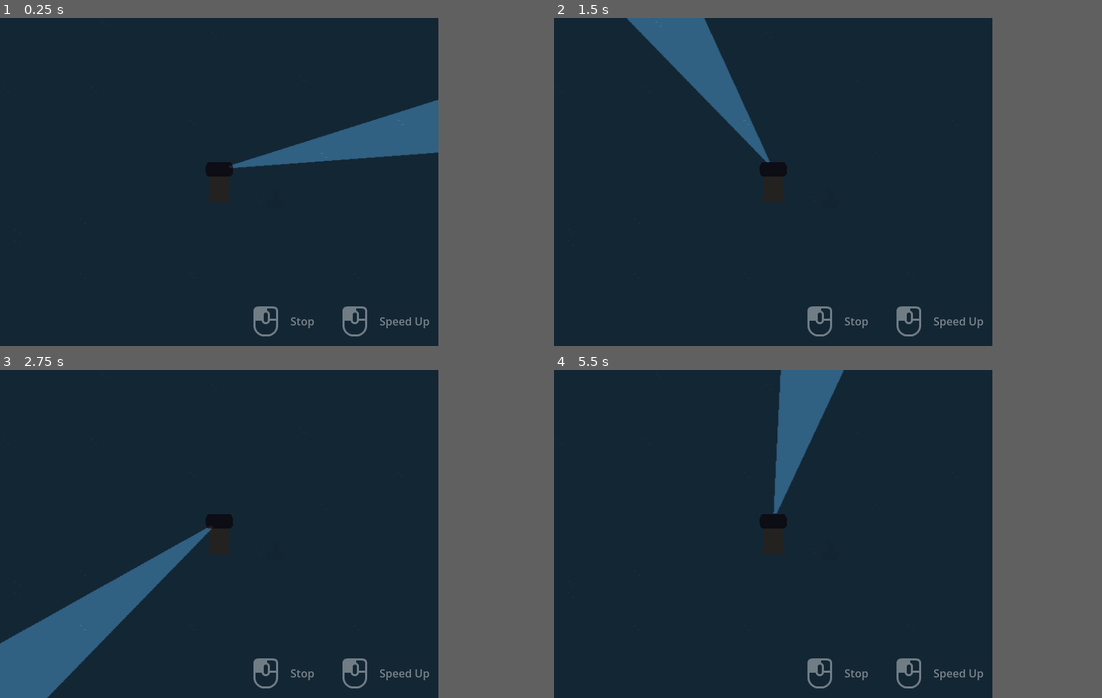
Above: before the commit, frames 1-4 (two rows, left to right).
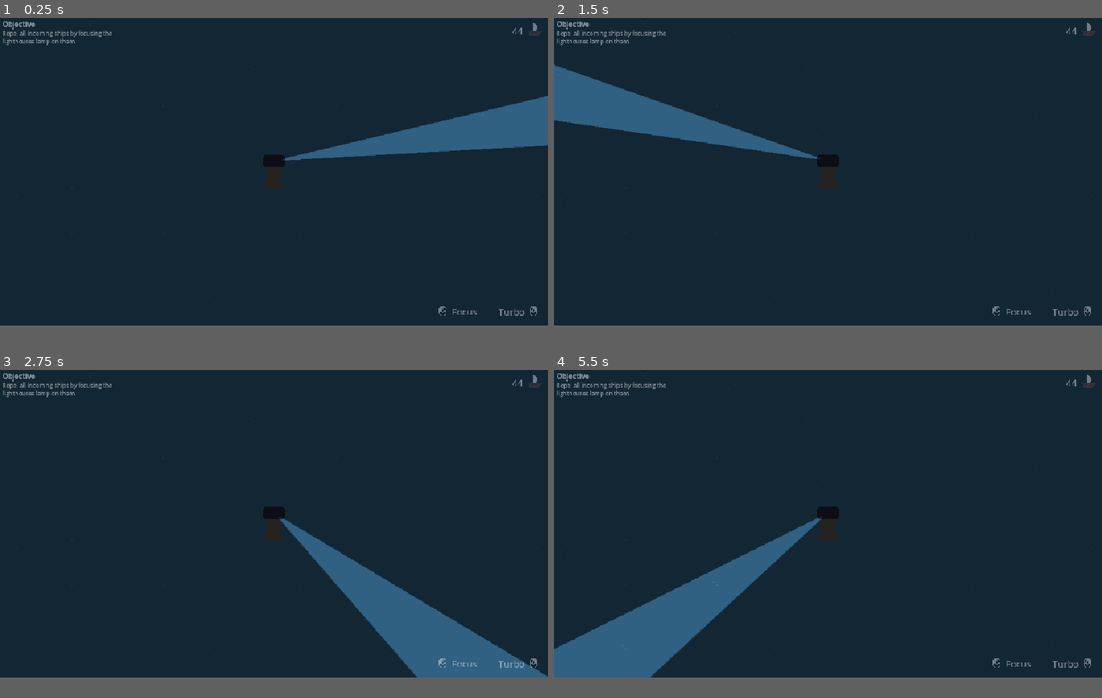
Above: after the commit, the same moments.

Repository: Luffiez/LudumDare59
Game: Godot game, scene res://Scenes/Levels/Game.tscn
Same seed, same stepped clock (60 frames per second), same inputs: the game is played once before the commit and once after it.
Inputs (mouse positions are in pixels of both pictures, inside the frame that each line leads up to):
- Up to frame 1 (0.25 s): no input
- Up to frame 2 (1.5 s): move the mouse to (871, 165) at 0.52 s; hold Right mouse button (speed) 0.53-1.28 s; click (871, 165) at 0.8 s; move the mouse to (685, 198) at 1.27 s; click (685, 198) at 1.35 s
- Up to frame 3 (2.75 s): right-click (131, 550) at 1.55 s; move the mouse to (263, 461) at 2.02 s; hold Right mouse button (speed) from 2.03 s (still down); click (263, 461) at 2.3 s
- Up to frame 4 (5.5 s): move the mouse to (751, 599) at 2.77 s; release Right mouse button (speed) at 2.78 s; click (751, 599) at 2.85 s; right-click (751, 599) at 3.05 s; move the mouse to (904, 583) at 3.52 s; hold Right mouse button (speed) 3.53-4.28 s; click (904, 583) at 3.8 s; move the mouse to (641, 484) at 4.27 s; click (641, 484) at 4.35 s; right-click (641, 484) at 4.55 s; move the mouse to (795, 534) at 5.02 s; hold Right mouse button (speed) from 5.03 s (still down); click (795, 534) at 5.3 s
In our replay, the window is 640x480 before the commit and 800x450 after it. These sizes can differ from the game's own. Grey fills any space a smaller window leaves; there, only what the larger window draws over its background counts as a difference.

The runs differ from the first frame. In frame 1, 5.6% of the frame differs, in the area x 0-100%, y 1-98%; in frame 2, 8.6%; in frame 3, 13%, in the area x 0-100%, y 1-100%; in frame 4, 11%.

Commit message:
Boat damage and gui

Diff:
--- a/ludum-dare-59/Enemies/GhostBoat.tscn
+++ b/ludum-dare-59/Enemies/GhostBoat.tscn
@@ -25,7 +25,7 @@
 visibleNotifier = NodePath("VisibleOnScreenNotifier2D")
 slow_movement_timer = NodePath("SpawnTimer")
 life = 100.0
-normal_movement_speed = 100.0
+normal_movement_speed = 15.0
 slow_movement_speed = 1.0
 slow_movement_time = 1.0
 
--- a/ludum-dare-59/Enemies/GhostSpawnLine.tscn
+++ b/ludum-dare-59/Enemies/GhostSpawnLine.tscn
@@ -4,15 +4,18 @@
 [ext_resource type="Curve2D" uid="uid://dc38ii4eg8hil" path="res://TestScenes/TestSceneSpawnLine.tres" id="2_mpnya"]
 
 [node name="GhostSpawnLine" type="Node2D" unique_id=443372404 node_paths=PackedStringArray("spawn_position", "path_follow")]
+position = Vector2(552, 322)
 script = ExtResource("1_syjhm")
 spawn_position = NodePath("Node2D2/PathFollow2D/SpawnPosition")
 path_follow = NodePath("Node2D2/PathFollow2D")
 
 [node name="Node2D2" type="Path2D" parent="." unique_id=1411165715]
+position = Vector2(6.6904364, -131.7377)
+scale = Vector2(1.0114368, 0.6268054)
 curve = ExtResource("2_mpnya")
 
 [node name="PathFollow2D" type="PathFollow2D" parent="Node2D2" unique_id=1392468438]
-position = Vector2(122.8934, 355.00003)
+position = Vector2(798.4528, 685.1672)
 rotation = 0.0036866192
 progress = 2406.2788
 rotates = false
--- a/ludum-dare-59/Enemies/ghost_boat.gd
+++ b/ludum-dare-59/Enemies/ghost_boat.gd
@@ -10,11 +10,11 @@
 @export var normal_movement_speed: float
 @export var slow_movement_speed:float
 @export var slow_movement_time : float
-var target := Vector2(0,0)
 var light_house_direction := Vector2(0,0)
 var flee := false
 var movement_speed : float
 var have_enterd_screen_once := false
+var target : Lighthouse
 
 signal ghost_boat_died(score:int)
 
@@ -25,6 +25,10 @@
 	else :
 		offset = light_house_direction * movement_speed * delta
 	global_translate(offset)
+	if(!target || life <= 0):
+		return
+	if target.light.isStopped && Darkness.is_in_light(global_position):
+		on_light_overlapp(1)
 
 func _ready() -> void:
 	collider.area_entered.connect(area_entered)
@@ -33,9 +37,10 @@
 	slow_movement_timer.timeout.connect(on_set_back_normal_speed)
 	movement_speed = normal_movement_speed
 
-func set_movement_direction(target:Vector2) ->void:
-		light_house_direction = (target - global_position).normalized()
-
+func set_target(t:Lighthouse) ->void:
+	target = t
+	print(target)
+	light_house_direction = (t.global_position - global_position).normalized()
 
 func on_set_back_normal_speed() -> void :
 	movement_speed = normal_movement_speed
@@ -63,3 +68,4 @@
 		if	!slow_movement_timer.is_stopped() :
 			slow_movement_timer.stop()
 		slow_movement_timer.start(slow_movement_time)
+	print(life)
--- a/ludum-dare-59/Enemies/ghost_spawner.gd
+++ b/ludum-dare-59/Enemies/ghost_spawner.gd
@@ -10,11 +10,9 @@
 @export var min_spawn_time : float
 @export var reduce_spawn_timer_time: float
 @export var spawn_time_reducement:float
-@export var target : Node2D
+@export var target : Lighthouse
 var spawn_time : float
 var game_over := false
-
-
 
 func _ready() -> void:
 	spawn_timer.timeout.connect(spawn_enemy)
@@ -40,5 +38,5 @@
 	var new_enemy := ghost_boat_scene.instantiate() as GhostBoat
 	add_child(new_enemy)
 	new_enemy.global_position = spawn_position
-	new_enemy.set_movement_direction(target.global_position)
+	new_enemy.set_target(target)
 	spawn_timer.start(spawn_time)
--- a/ludum-dare-59/Scenes/Levels/Game.tscn
+++ b/ludum-dare-59/Scenes/Levels/Game.tscn
@@ -1,18 +1,24 @@
 [gd_scene format=3 uid="uid://ce1i6fqv4rw1j"]
 
 [ext_resource type="PackedScene" uid="uid://do21nmayftemg" path="res://Scenes/water.tscn" id="1_4677a"]
-[ext_resource type="PackedScene" uid="uid://doq1yyd35wqeq" path="res://Enemies/GhostBoat.tscn" id="2_ujner"]
 [ext_resource type="PackedScene" uid="uid://cqb7xx4e831jb" path="res://Scenes/Lighthouse.tscn" id="3_r3we0"]
+[ext_resource type="PackedScene" uid="uid://nccwbypa8a1n" path="res://Enemies/GhostSpawner.tscn" id="4_r3we0"]
 [ext_resource type="PackedScene" uid="uid://mmtfb4sqe4n1" path="res://Scenes/controls_ui.tscn" id="4_ujner"]
+[ext_resource type="PackedScene" uid="uid://bh3vysjrsyd1i" path="res://Enemies/GhostSpawnLine.tscn" id="5_ymxrj"]
 
 [node name="Game" type="Node2D" unique_id=1961527218]
 
 [node name="Water" parent="." unique_id=1700266710 instance=ExtResource("1_4677a")]
-
-[node name="GhostBoat" parent="." unique_id=1054152210 instance=ExtResource("2_ujner")]
-position = Vector2(403, 267)
+position = Vector2(2, -2)
 
 [node name="Lighthouse" parent="." unique_id=581975050 instance=ExtResource("3_r3we0")]
-position = Vector2(320, 240)
+position = Vector2(841, 489)
 
 [node name="ControlsUI" parent="." unique_id=1060063773 instance=ExtResource("4_ujner")]
+
+[node name="GhostSpawner" parent="." unique_id=1644450088 node_paths=PackedStringArray("spawn_line", "target") instance=ExtResource("4_r3we0")]
+spawn_line = NodePath("../GhostSpawnLine")
+target = NodePath("../Lighthouse")
+
+[node name="GhostSpawnLine" parent="." unique_id=443372404 instance=ExtResource("5_ymxrj")]
+position = Vector2(496, 274)
--- a/ludum-dare-59/Scenes/Lighthouse.tscn
+++ b/ludum-dare-59/Scenes/Lighthouse.tscn
@@ -3,8 +3,11 @@
 [ext_resource type="Script" uid="uid://qcr4gf36a3sp" path="res://Scripts/Lighthouse.gd" id="1_uwk5y"]
 [ext_resource type="Texture2D" uid="uid://bk2pcojia61hj" path="res://sprites/lighthouse.png" id="2_u74n1"]
 [ext_resource type="Script" uid="uid://s8uygjvdgb1d" path="res://Scripts/LighthouseDarkness.gd" id="3_1jr6b"]
+[ext_resource type="Script" uid="uid://c341fvmfppxhk" path="res://Scripts/Light.gd" id="4_lf2i3"]
 
-[node name="Lighthouse" type="Node2D" unique_id=581975050]
+[node name="Lighthouse" type="Node2D" unique_id=581975050 node_paths=PackedStringArray("light")]
+script = ExtResource("1_uwk5y")
+light = NodePath("Light")
 
 [node name="Sprite2D" type="Sprite2D" parent="." unique_id=776151876]
 texture = ExtResource("2_u74n1")
@@ -12,7 +15,7 @@
 
 [node name="Light" type="Node2D" parent="." unique_id=205062943]
 position = Vector2(0, -19)
-script = ExtResource("1_uwk5y")
-cone_length = 500.0
+script = ExtResource("4_lf2i3")
+cone_length = 750.0
 rotation_speed = -1.0
-rotation_speed_boosted = -2.0
+rotation_speed_boosted = -3.0
--- a/ludum-dare-59/Scenes/controls_ui.tscn
+++ b/ludum-dare-59/Scenes/controls_ui.tscn
@@ -1,8 +1,10 @@
 [gd_scene format=3 uid="uid://mmtfb4sqe4n1"]
 
 [ext_resource type="Texture2D" uid="uid://lbtsay5r0ff" path="res://sprites/mouse_left_outline.png" id="1_drr47"]
+[ext_resource type="Texture2D" uid="uid://cm7112hlkknju" path="res://sprites/mouse_right_outline.png" id="1_rqqra"]
+[ext_resource type="Texture2D" uid="uid://1et03mbf5sax" path="res://sprites/boat.png" id="3_d7oy3"]
 
-[node name="ControlsUI" type="Control" unique_id=1060063773]
+[node name="GameUI" type="Control" unique_id=1060063773]
 layout_mode = 3
 anchors_preset = 15
 anchor_right = 1.0
@@ -12,31 +14,74 @@
 
 [node name="CanvasLayer" type="CanvasLayer" parent="." unique_id=484467060]
 
-[node name="MarginContainer" type="MarginContainer" parent="CanvasLayer" unique_id=1376955955]
-anchors_preset = 12
+[node name="SpeedUp" type="Button" parent="CanvasLayer" unique_id=699130242]
+layout_direction = 2
+anchors_preset = 3
+anchor_left = 1.0
 anchor_top = 1.0
 anchor_right = 1.0
 anchor_bottom = 1.0
-offset_top = -72.0
-grow_horizontal = 2
+offset_left = -130.0
+offset_top = -40.0
+offset_right = -10.0
+offset_bottom = -8.999023
+grow_horizontal = 0
 grow_vertical = 0
+size_flags_vertical = 8
+disabled = true
+text = "Turbo"
+icon = ExtResource("1_rqqra")
+flat = true
+alignment = 2
+icon_alignment = 2
+expand_icon = true
 
-[node name="HBoxContainer" type="HBoxContainer" parent="CanvasLayer/MarginContainer" unique_id=2076354510]
-layout_mode = 2
-theme_override_constants/separation = 10
-alignment = 2
-
-[node name="Stop" type="Button" parent="CanvasLayer/MarginContainer/HBoxContainer" unique_id=699130242]
-layout_direction = 2
-layout_mode = 2
+[node name="Stop" type="Button" parent="CanvasLayer" unique_id=771758093]
+anchors_preset = 3
+anchor_left = 1.0
+anchor_top = 1.0
+anchor_right = 1.0
+anchor_bottom = 1.0
+offset_left = -200.0
+offset_top = -40.0
+offset_right = -100.0
+offset_bottom = -9.0
+grow_horizontal = 0
+grow_vertical = 0
 disabled = true
-text = "Stop  "
+text = "Focus"
 icon = ExtResource("1_drr47")
 flat = true
+alignment = 0
+expand_icon = true
 
-[node name="SpeedUp" type="Button" parent="CanvasLayer/MarginContainer/HBoxContainer" unique_id=771758093]
-layout_mode = 2
+[node name="Score" type="Button" parent="CanvasLayer" unique_id=1013553263]
+anchors_preset = 1
+anchor_left = 1.0
+anchor_right = 1.0
+offset_left = -105.0
+offset_top = 5.0
+offset_right = -5.0
+offset_bottom = 40.0
+grow_horizontal = 0
 disabled = true
-text = "Speed Up  "
-icon = ExtResource("1_drr47")
+text = "44 "
+icon = ExtResource("3_d7oy3")
 flat = true
+alignment = 2
+icon_alignment = 2
+expand_icon = true
+
+[node name="RichTextLabel" type="RichTextLabel" parent="CanvasLayer" unique_id=555000876]
+offset_left = 4.0
+offset_top = 3.0
+offset_right = 204.0
+offset_bottom = 103.0
+theme_override_colors/default_color = Color(1, 1, 1, 0.47058824)
+theme_override_font_sizes/normal_font_size = 10
+theme_override_font_sizes/bold_font_size = 12
+bbcode_enabled = true
+text = "[b]Objective[/b]
+Repel all incoming ships by focusing the lighthouses lamp on them."
+fit_content = true
+scroll_active = false
--- /dev/null
+++ b/ludum-dare-59/Scripts/Light.gd
@@ -0,0 +1,34 @@
+# Lighthouse.gd
+class_name Light
+extends Node2D
+
+@export var cone_length: float = 300.0
+@export var cone_angle: float = 0.3  # radians (~17 degrees)
+@export var rotation_speed: float = 0.8  # radians per second
+@export var rotation_speed_boosted: float = 0.8  # radians per second
+
+var isStopped : bool
+
+func _ready():
+	Darkness.register_revealer(self, DarknessManager.Shape.CONE, {
+		"length": cone_length,
+		"angle": cone_angle,
+		"start_radius": 15
+	})
+	var size = get_viewport().get_visible_rect().size
+	var center = Vector2(size.x / 2, size.y /2)
+	get_parent().global_position = center
+
+func _process(delta):
+	isStopped = Input.is_action_pressed("stop")
+	if(isStopped):
+		return
+
+	# Darkness reads rotation automatically
+	if(Input.is_action_pressed("speed")):
+		rotation += rotation_speed_boosted * delta
+	else:
+		rotation += rotation_speed * delta
+
+func _exit_tree():
+	Darkness.unregister_revealer(self)
--- a/ludum-dare-59/Scripts/Lighthouse.gd
+++ b/ludum-dare-59/Scripts/Lighthouse.gd
@@ -1,28 +1,5 @@
 # Lighthouse.gd
+class_name Lighthouse
 extends Node2D
 
-class_name Lighthouse
-
-@export var cone_length: float = 300.0
-@export var cone_angle: float = 0.3  # radians (~17 degrees)
-@export var rotation_speed: float = 0.8  # radians per second
-@export var rotation_speed_boosted: float = 0.8  # radians per second
-
-func _ready():
-	Darkness.register_revealer(self, DarknessManager.Shape.CONE, {
-		"length": cone_length,
-		"angle": cone_angle,
-		"start_radius": 15
-	})
-func _process(delta):
-	if(Input.is_action_pressed("stop")):
-		return
-
-	# Darkness reads rotation automatically
-	if(Input.is_action_pressed("speed")):
-		rotation += rotation_speed_boosted * delta
-	else:
-		rotation += rotation_speed * delta
-
-func _exit_tree():
-	Darkness.unregister_revealer(self)
+@export var light: Light
--- a/ludum-dare-59/TestScenes/TestSceneSpawnLine.tres
+++ b/ludum-dare-59/TestScenes/TestSceneSpawnLine.tres
@@ -2,6 +2,6 @@
 
 [resource]
 _data = {
-"points": PackedVector2Array(0, 0, 0, 0, -576, -353, 0, 0, 0, 0, 591, -379, 0, 0, 0, 0, 627, 355, 0, 0, 0, 0, -588, 355, 0, 0, 0, 0, -576, -353)
+"points": PackedVector2Array(0, 0, 0, 0, -577.09033, -354.59537, 0, 0, 0, 0, 796, -348, 0, 0, 0, 0, 799.1697, 862.68835, 0, 0, 0, 0, -574.12427, 985.53345, 0, 0, 0, 0, -576, -353)
 }
 point_count = 5
--- a/ludum-dare-59/project.godot
+++ b/ludum-dare-59/project.godot
@@ -13,7 +13,7 @@
 config/name="LudumDare59"
 run/main_scene="uid://ce1i6fqv4rw1j"
 config/features=PackedStringArray("4.6", "Forward Plus")
-config/icon="res://sprites/icon.svg"
+config/icon="uid://1et03mbf5sax"
 
 [audio]
 
@@ -27,8 +27,10 @@
 
 [display]
 
-window/size/viewport_width=640
-window/size/viewport_height=480
+window/size/viewport_width=1920
+window/size/viewport_height=1080
+window/stretch/mode="canvas_items"
+window/stretch/scale=2.0
 
 [input]
 
Not shown, added: ludum-dare-59/Scripts/Light.gd.uid
Binary file added: ludum-dare-59/sprites/splash.png
Not shown, added: ludum-dare-59/sprites/splash.png.import
